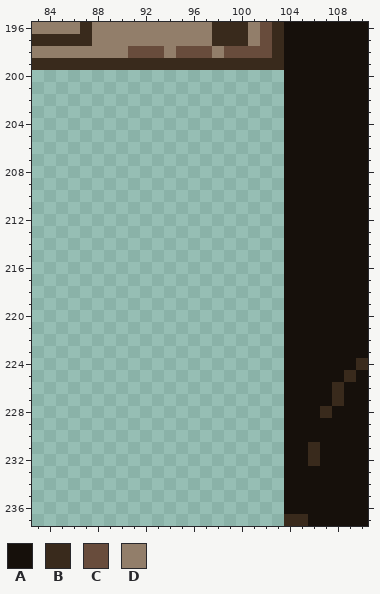
Two states of a pixel-art file, assets/tileset.ase. Above: the version before the commit.
256x512 pixels, 1 frame. Pixels under 10% opacity are left out. Colours within 5 levels of each other are drawn and written as one. Shown: x 83..110, y 196..237.
Visible layers, top first: "Light2" opacity 6%, "Light" opacity 14%, "Details", "Base", "Back", "BG".
Palette (. is transparent): A #16100b  B #392a1c  C #684c3c  D #927e6a
Pixels before, first column x 83:
196 DDDDBDDDDDDDDDDBBBDCBAAAAAAA
197 BBBBBDDDDDDDDDDBBBDCBAAAAAAA
198 DDDDDDDDCCCDCCCDCCCCBAAAAAAA
199 BBBBBBBBBBBBBBBBBBBBBAAAAAAA
200 .....................AAAAAAA
201 .....................AAAAAAA
202 .....................AAAAAAA
203 .....................AAAAAAA
204 .....................AAAAAAA
205 .....................AAAAAAA
206 .....................AAAAAAA
207 .....................AAAAAAA
208 .....................AAAAAAA
209 .....................AAAAAAA
210 .....................AAAAAAA
211 .....................AAAAAAA
212 .....................AAAAAAA
213 .....................AAAAAAA
214 .....................AAAAAAA
215 .....................AAAAAAA
216 .....................AAAAAAA
217 .....................AAAAAAA
218 .....................AAAAAAA
219 .....................AAAAAAA
220 .....................AAAAAAA
221 .....................AAAAAAA
222 .....................AAAAAAA
223 .....................AAAAAAA
224 .....................AAAAAAB
225 .....................AAAAABA
226 .....................AAAABAA
227 .....................AAAABAA
228 .....................AAABAAA
229 .....................AAAAAAA
230 .....................AAAAAAA
231 .....................AABAAAA
232 .....................AABAAAA
233 .....................AAAAAAA
234 .....................AAAAAAA
235 .....................AAAAAAA
236 .....................AAAAAAA
237 .....................BBAAAAA
After the commit:
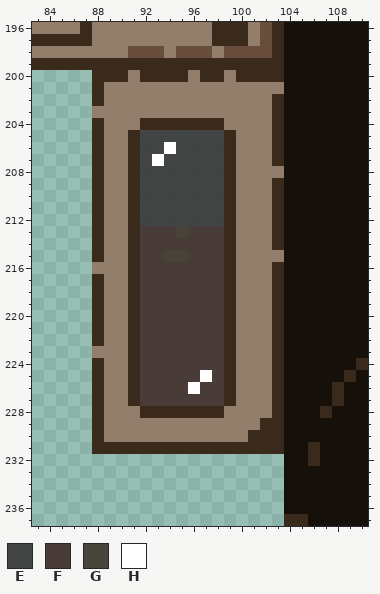
Colours new in this view: E #3b3b3beb  F #493b37  G #49443a  H #ffffff
From old to new:
Layers "Details", "Base":
y 200: x 88..103 ................ -> BBBDBBBBDBBDBBBB
y 201: x 88..103 ................ -> BDDDDDDDDDDDDDDD
y 202: x 88..103 ................ -> BDDDDDDDDDDDDDDB
y 203: x 88..103 ................ -> DDDDDDDDDDDDDDDB
y 204: x 88..103 ................ -> BDDDBBBBBBBDDDDB
y 205: x 88..103 ................ -> BDDBEEEEEEEBDDDB
y 206: x 88..103 ................ -> BDDBEEHEEEEBDDDB
y 207: x 88..103 ................ -> BDDBEHEEEEEBDDDB
y 208: x 88..103 ................ -> BDDBEEEEEEEBDDDD
y 209..212: x 88..103 ................ -> BDDBEEEEEEEBDDDB
y 213: x 88..103 ................ -> BDDBFFFGFFFBDDDB
y 214: x 88..103 ................ -> BDDBFFFFFFFBDDDB
y 215: x 88..103 ................ -> BDDBFFGGFFFBDDDD
y 216: x 88..103 ................ -> DDDBFFFFFFFBDDDB
y 217..222: x 88..103 ................ -> BDDBFFFFFFFBDDDB
y 223: x 88..103 ................ -> DDDBFFFFFFFBDDDB
y 224: x 88..103 ................ -> BDDBFFFFFFFBDDDB
y 225: x 88..103 ................ -> BDDBFFFFFHFBDDDB
y 226: x 88..103 ................ -> BDDBFFFFHFFBDDDB
y 227: x 88..103 ................ -> BDDBFFFFFFFBDDDB
y 228: x 88..103 ................ -> BDDDBBBBBBBDDDDB
y 229: x 88..103 ................ -> BDDDDDDDDDDDDDBB
y 230: x 88..103 ................ -> BDDDDDDDDDDDDBBB
y 231: x 88..103 ................ -> BBBBBBBBBBBBBBBB
Changed places in both pictures, as pixel boxes (x1, y1, x2, y2):
added: (92, 70, 284, 454)
